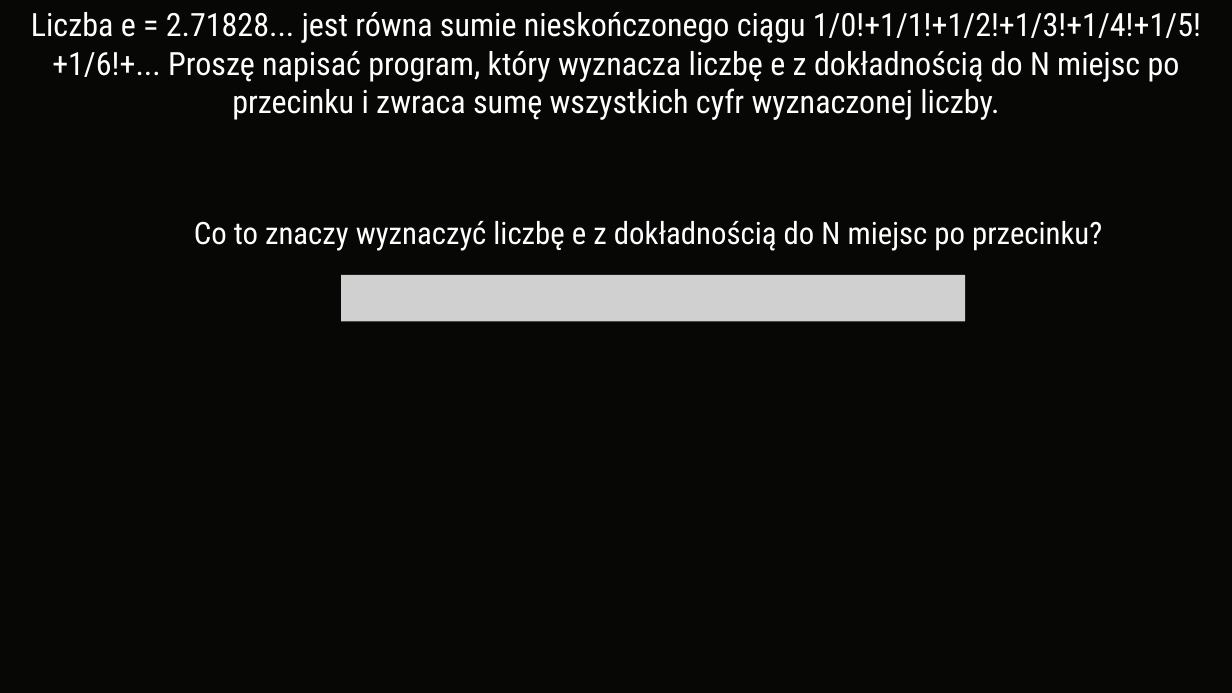
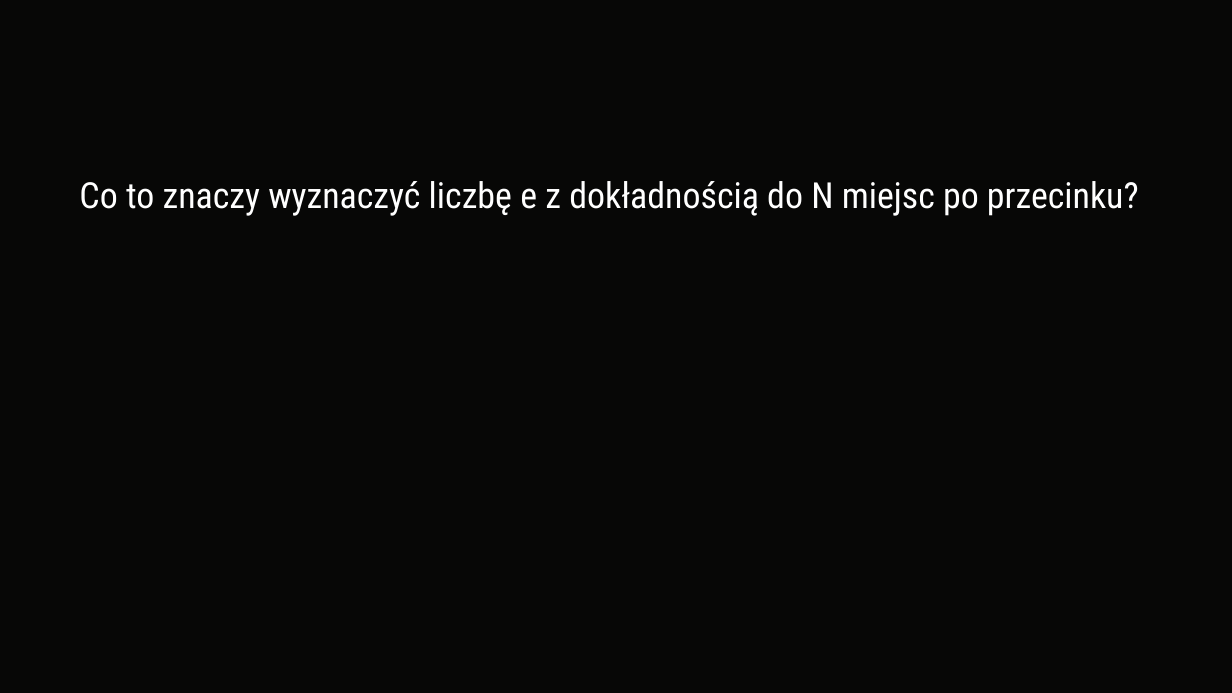
Before and after one commit to Grzeslaw115/ODI, a slide deck: slide 2 of 2023-24/Etap I/Prezentacje/zadanie1.pptx. Drawn at 1232x693 pixels with LibreOffice and Linux fonts; fonts in the diff are those of the drawing; grey boxes stand for pictures. Boxes give left, top, right and bottom in pixels: in the first picture for what was removed or moved away, otherwise in the second. Text is boxed around its words. In the diff, an @@ line names an element or a change of style, - is before the commit and + after.

```diff
--- a/2023-24/Etap I/Prezentacje/zadanie1.pptx
+++ b/2023-24/Etap I/Prezentacje/zadanie1.pptx
@@ text removed at bbox=[31, 12, 1201, 120] @@
-Liczba e = 2.71828... jest równa sumie nieskończonego ciągu 1/0!+1/1!+1/2!+1/3!+1/4!+1/5!+1/6!+... Proszę napisać program, który wyznacza liczbę e z dokładnością do N miejsc po przecinku i zwraca sumę wszystkich cyfr wyznaczonej liczby.
@@ text "Co to znaczy wyznaczyć liczbę ...": place and size @@
-text "Co to znaczy wyznaczyć liczbę ..." at bbox=[194, 221, 1102, 251]
+text "Co to znaczy wyznaczyć liczbę ..." at bbox=[79, 181, 1139, 216]
@@ text "Co to znaczy wyznaczyć liczbę ..." at bbox=[79, 181, 1139, 216]: size 24 to 28 pt @@
@@ picture removed at bbox=[341, 274, 966, 321] @@
```
Also in this commit, not shown: 2 other slides changed, 23 slides added, 1 slide removed, 7 other files.
